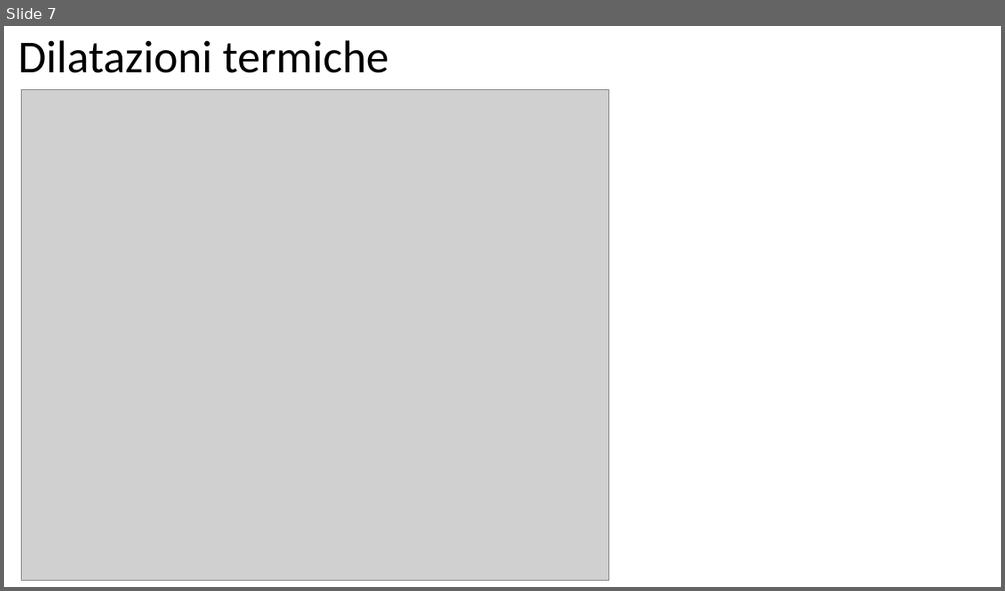
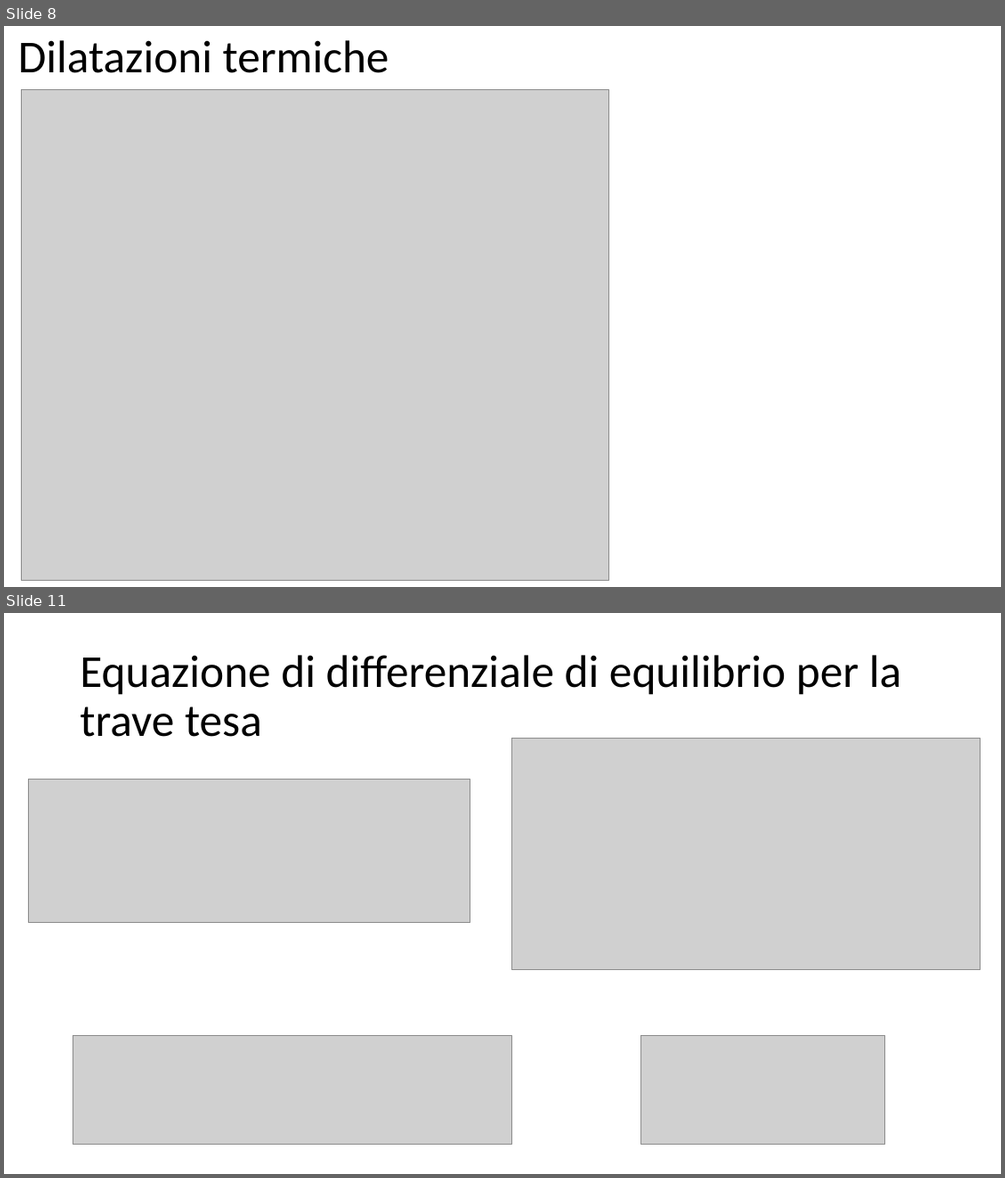
Before and after one commit to giuseppetomassetti/SdC, a slide deck: lezioni/H 8 travi tese e compresse.pptx. Shown one above the other, each under a label of ours: slide 7 before the commit, slides 8 and 11 after it; the slides between them are not shown. The pictures are 1005x591 and 1005x1178 pixels, drawn with LibreOffice and Linux fonts; fonts in the diff are those of the drawing; grey boxes stand for pictures. Boxes give left, top, right and bottom in pixels: in the first picture for what was removed or moved away, otherwise in the second. Text is boxed around its words. In the diff, an @@ line names an element or a change of style, - is before the commit and + after.

```diff
--- a/lezioni/H 8 travi tese e compresse.pptx
+++ b/lezioni/H 8 travi tese e compresse.pptx
@@ slide 11 added at [4,613,1001,1174], background #FFFFFF @@
@@ title added at [80,655,901,737], 44 pt, text #000000 @@
+Equazione di differenziale di equilibrio per la trave tesa
@@ picture added at [512,738,979,970] @@
@@ picture added at [28,779,469,922] @@
@@ picture added at [73,1036,512,1144] @@
@@ picture added at [641,1036,885,1144] @@
@@ what was slide 7 is now slide 8 @@
```
Also in this commit, not shown: 2 slides changed, 5 other slides added, 1 other file.
